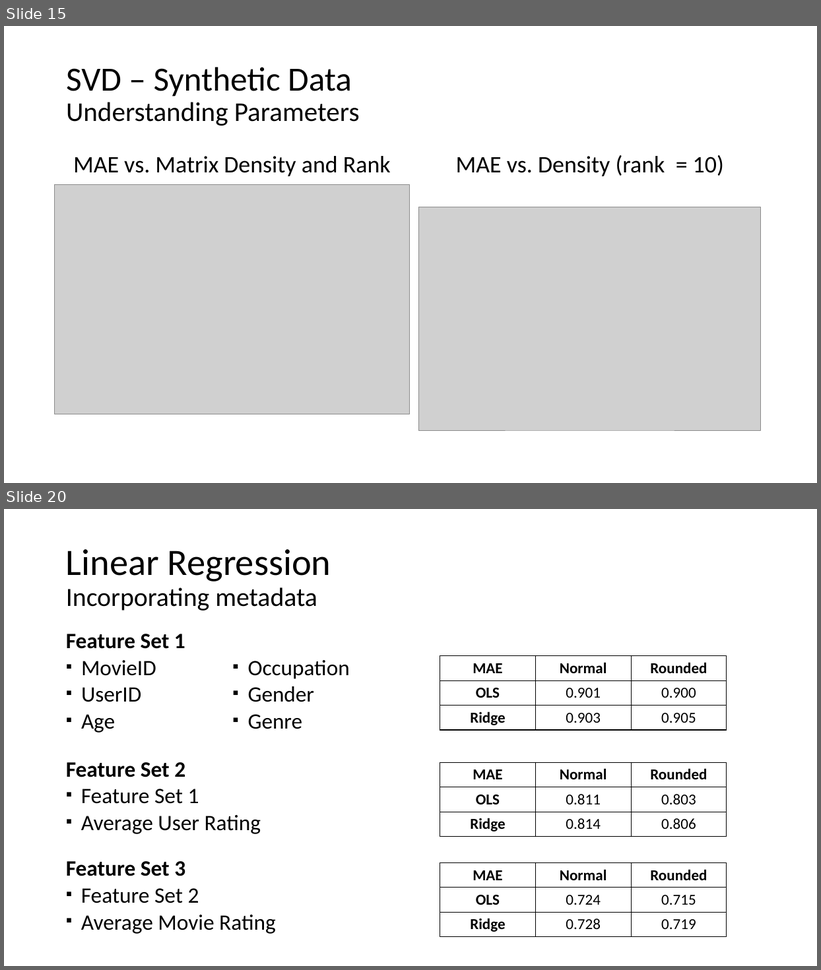
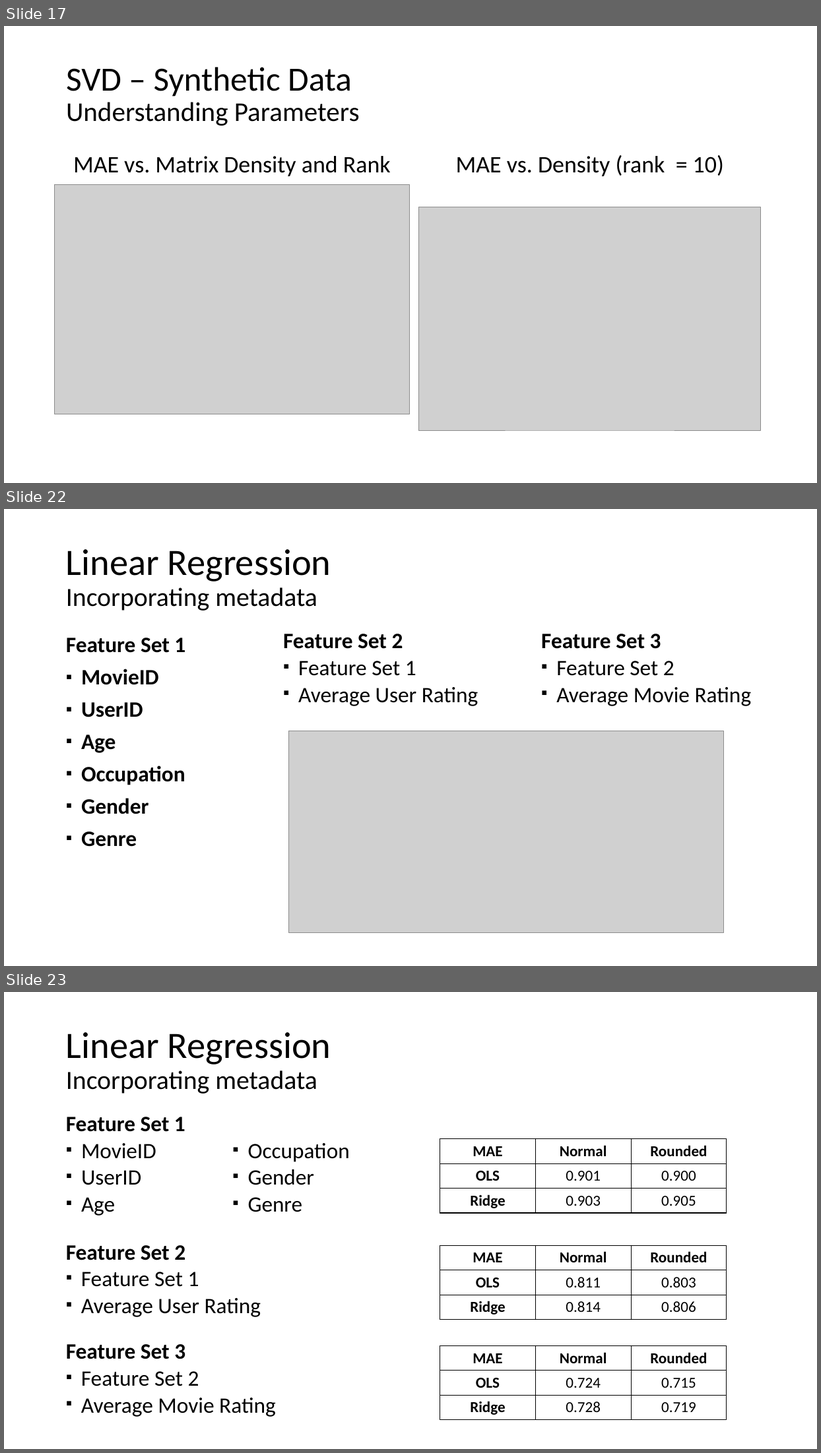
Before and after one commit to usef-kh/MovieLens-Recommendation-System, a slide deck: Understanding Recommendation Systems_Marco.pptx. Shown one above the other, each under a label of ours: slides 15 and 20 before the commit, slides 17, 22 and 23 after it; the slides between them are not shown. The pictures are 821x970 and 821x1453 pixels, drawn with LibreOffice and Linux fonts; fonts in the diff are those of the drawing; grey boxes stand for pictures. Boxes give left, top, right and bottom in pixels: in the first picture for what was removed or moved away, otherwise in the second. Text is boxed around its words. In the diff, an @@ line names an element or a change of style, - is before the commit and + after.

```diff
--- a/Understanding Recommendation Systems_Marco.pptx
+++ b/Understanding Recommendation Systems_Marco.pptx
@@ slide 22 added at (4, 509, 817, 966), background #FFFFFF @@
@@ title added at (66, 549, 331, 611), 31 pt, text #000000 @@
+Linear Regression
+Incorporating metadata
@@ text added at (66, 638, 186, 847), 26 pt, text #000000, bold @@
+Feature Set 1
+▪ MovieID
+▪ UserID
+▪ Age
+▪ Occupation
+▪ Gender
+▪ Genre
@@ text added at (283, 634, 752, 706), 26 pt, text #000000 @@
+Feature Set 2
+▪ Feature Set 1
+▪ Average User Rating
+Feature Set 3
+▪ Feature Set 2
+▪ Average Movie Rating
@@ picture added at (289, 731, 724, 933) @@
@@ what was slide 15 is now slide 17 @@
@@ what was slide 20 is now slide 23 @@
```
Also in this commit, not shown: 14 slides changed, 5 other slides added, 3 slides removed, 2 other files.
